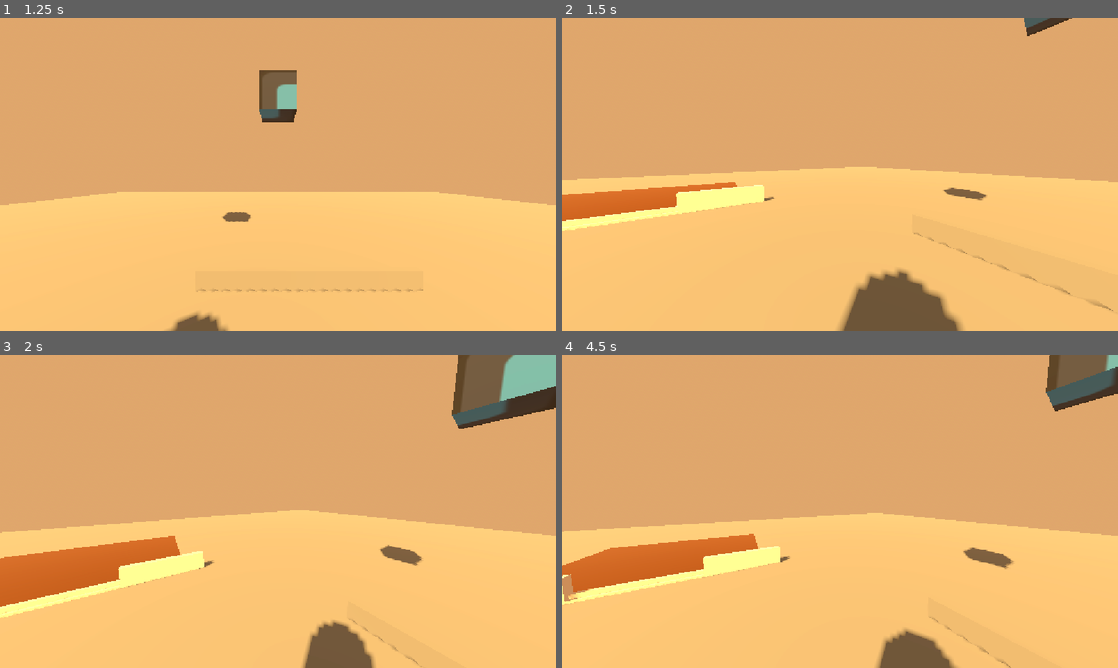
Above: before the commit, frames 1-4 (two rows, left to right).
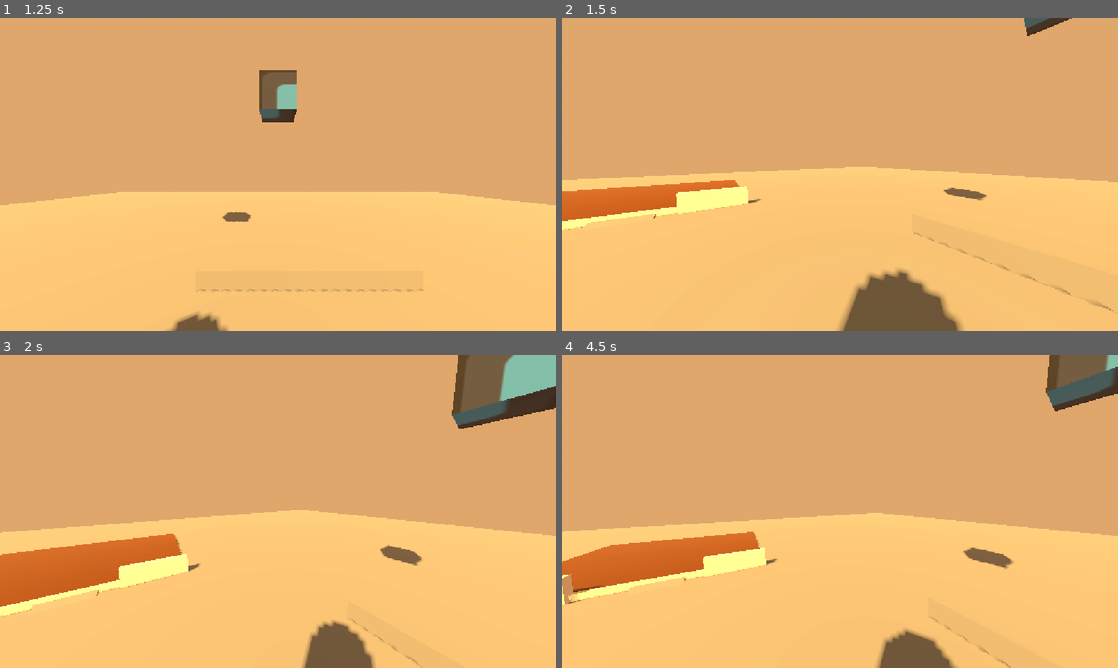
Above: after the commit, the same moments.

Repository: catbot109-blip/One-Roll
Game: Godot game, scene res://character_body_3d.tscn
The game is run twice, just before and just after one commit, with the same random seed, the same clock (stepped at 60 frames per second) and the same inputs. The engine's default icon, where the game draws it, is replaced by a stand-in: a white triangle on a blue panel in a dark square.
Inputs (mouse positions are in pixels of both pictures, inside the frame that each line leads up to):
- Up to frame 1 (1.25 s): tap Enter (ui_accept) at 0.5, 0.77 s; move the mouse to (400, 158) at 0.52 s; hold Right (ui_right) from 0.53 s (still down); hold Shift from 0.53 s (still down); click (400, 158) at 0.67 s
- Up to frame 2 (1.5 s): move the mouse to (812, 174) at 1.27 s; release Right (ui_right) at 1.28 s; release Shift at 1.28 s; hold Up (ui_up) from 1.28 s (still down); tap Shift at 1.35 s
- Up to frame 3 (2 s): keep holding Up (ui_up); tap Enter (ui_accept) at 1.52 s
- Up to frame 4 (4.5 s): keep holding Up (ui_up); move the mouse to (851, 505) at 2.02 s; hold Shift 2.03-2.78 s; tap Enter (ui_accept) at 2.75, 3.02, 3.77 s; move the mouse to (834, 517) at 2.77 s; tap Shift at 2.85, 4.35 s; move the mouse to (878, 514) at 3.52 s; hold Shift 3.53-4.28 s; move the mouse to (795, 508) at 4.27 s

Frame 1 is identical in both runs. In frame 2, 0.7% of the frame differs, in the area x 0-39%, y 51-68%; in frame 3, 0.8%; in frame 4, 0.8%, in the area x 0-41%, y 56-80%.

Commit message:
added waterhouse

Diff:
--- a/character_body_3d.tscn
+++ b/character_body_3d.tscn
@@ -174,26 +174,28 @@
 
 [sub_resource type="BoxMesh" id="BoxMesh_yobb1"]
 
+[sub_resource type="BoxMesh" id="BoxMesh_c7tqt"]
+size = Vector3(0.21875, 0.59472656, 1.476471)
+
+[sub_resource type="BoxShape3D" id="BoxShape3D_pbcr8"]
+size = Vector3(1, 1, 1.0548193)
+
 [sub_resource type="BoxMesh" id="BoxMesh_204hi"]
-size = Vector3(0.21875, 0.59472656, 1.916626)
-
-[sub_resource type="BoxShape3D" id="BoxShape3D_pbcr8"]
-size = Vector3(1, 1, 1.2726173)
+size = Vector3(0.21875, 0.59472656, 1.8344116)
 
 [sub_resource type="BoxMesh" id="BoxMesh_vd578"]
-size = Vector3(0.12359619, 0.11035156, 2.351471)
+size = Vector3(0.12359619, 0.14550781, 2.351471)
 
 [sub_resource type="BoxShape3D" id="BoxShape3D_c7tqt"]
-size = Vector3(0.61035156, 0.5101929, 1.5696192)
-
-[sub_resource type="BoxMesh" id="BoxMesh_nl27k"]
-size = Vector3(0.21149063, 0.06347656, 2.351471)
-
-[sub_resource type="BoxShape3D" id="BoxShape3D_e886h"]
-size = Vector3(1, 0.6121826, 1.4647217)
+size = Vector3(0.73046875, 0.47106552, 1.5696192)
 
 [sub_resource type="BoxMesh" id="BoxMesh_2dkg6"]
-size = Vector3(5.67334, 0.037487306, 5.88916)
+size = Vector3(5.67334, 0.17841162, 5.88916)
+
+[sub_resource type="BoxShape3D" id="BoxShape3D_2dkg6"]
+size = Vector3(5.703247, 0.6254196, 6.0838623)
+
+[sub_resource type="PrismMesh" id="PrismMesh_e886h"]
 
 [sub_resource type="BoxMesh" id="BoxMesh_e886h"]
 size = Vector3(4.3706665, 0.4482422, 0.13842773)
@@ -248,32 +250,32 @@
 [node name="waterhouse" type="Node" parent="." unique_id=1298833414]
 
 [node name="walls2" type="MeshInstance3D" parent="waterhouse" unique_id=1974340976]
-transform = Transform3D(1, 0, 0, 0, 1, 0, 0, 0, 1.1169078, -6.017256, 0.25873673, 0.0035603046)
+transform = Transform3D(1, 0, 0, 0, 1, 0, 0, 0, 1.1169078, -6.017256, 0.25873673, 0.24936661)
+material_override = ExtResource("3_c7tqt")
+gi_lightmap_texel_scale = 1.595
+mesh = SubResource("BoxMesh_c7tqt")
+
+[node name="StaticBody3D" type="StaticBody3D" parent="waterhouse/walls2" unique_id=434381891]
+
+[node name="CollisionShape3D" type="CollisionShape3D" parent="waterhouse/walls2/StaticBody3D" unique_id=397238720]
+transform = Transform3D(0.23270586, 0, 0, 0, 0.6259997, 0, 0, 0, 1.5158848, 0, 0, -0.04188855)
+shape = SubResource("BoxShape3D_pbcr8")
+
+[node name="walls3" type="MeshInstance3D" parent="waterhouse" unique_id=147463842]
+transform = Transform3D(1, 0, 0, 0, 1, 0, 0, 0, 1.1169078, -6.017256, 0.29292703, 4.4252787)
 material_override = ExtResource("3_c7tqt")
 gi_lightmap_texel_scale = 1.595
 mesh = SubResource("BoxMesh_204hi")
 
-[node name="StaticBody3D" type="StaticBody3D" parent="waterhouse/walls2" unique_id=434381891]
-
-[node name="CollisionShape3D" type="CollisionShape3D" parent="waterhouse/walls2/StaticBody3D" unique_id=397238720]
-transform = Transform3D(0.23270586, 0, 0, 0, 0.6259997, 0, 0, 0, 1.5158849, 0, 0, -0.0022187233)
-shape = SubResource("BoxShape3D_pbcr8")
-
-[node name="walls3" type="MeshInstance3D" parent="waterhouse" unique_id=147463842]
-transform = Transform3D(1, 0, 0, 0, 1, 0, 0, 0, 1.1169078, -6.017256, 0.29292703, 4.4711914)
-material_override = ExtResource("3_c7tqt")
-gi_lightmap_texel_scale = 1.595
-mesh = SubResource("BoxMesh_204hi")
-
 [node name="StaticBody3D" type="StaticBody3D" parent="waterhouse/walls3" unique_id=2106581258]
 transform = Transform3D(1, 0, 0, 0, 1, 0, 0, 0, 1, 0, -0.021274567, 0)
 
 [node name="CollisionShape3D" type="CollisionShape3D" parent="waterhouse/walls3/StaticBody3D" unique_id=2079927204]
-transform = Transform3D(0.23270586, 0, 0, 0, 0.6259997, 0, 0, 0, 1.5158849, 0, 0, -0.0022187233)
+transform = Transform3D(0.23270586, 0, 0, 0, 0.6259997, 0, 0, 0, 1.5158848, 0, 0, 0.077521086)
 shape = SubResource("BoxShape3D_pbcr8")
 
 [node name="walls4" type="MeshInstance3D" parent="waterhouse" unique_id=6298419]
-transform = Transform3D(1, 0, 0, 0, 1, 0, 0, 0, 1.1169078, -6.0648327, 0.115587234, 2.2401538)
+transform = Transform3D(1, 0, 0, 0, 1.4014333, 0, 0, 0, 1.1169078, -6.0648327, 0.06407276, 2.2401538)
 material_override = ExtResource("3_c7tqt")
 gi_lightmap_texel_scale = 1.595
 mesh = SubResource("BoxMesh_vd578")
@@ -281,25 +283,21 @@
 [node name="StaticBody3D" type="StaticBody3D" parent="waterhouse/walls4" unique_id=297267401]
 
 [node name="CollisionShape3D" type="CollisionShape3D" parent="waterhouse/walls4/StaticBody3D" unique_id=1433443132]
-transform = Transform3D(0.23270586, 0, 0, 0, 0.6259997, 0, 0, 0, 1.5158848, 0.0323267, -0.07356948, -0.023898602)
+transform = Transform3D(0.23270586, 0, 0, 0, 0.6259997, 0, 0, 0, 1.5158848, 0.018351078, -0.10309113, -0.023898602)
 shape = SubResource("BoxShape3D_c7tqt")
 
-[node name="walls5" type="MeshInstance3D" parent="waterhouse" unique_id=711113337]
-transform = Transform3D(1, 0, 0, 0, 1, 0, 0, 0, 1.1169078, -6.0208855, 0.029493093, 2.2401538)
-material_override = ExtResource("3_c7tqt")
-gi_lightmap_texel_scale = 1.595
-mesh = SubResource("BoxMesh_nl27k")
-
-[node name="StaticBody3D" type="StaticBody3D" parent="waterhouse/walls5" unique_id=663230652]
-
-[node name="CollisionShape3D" type="CollisionShape3D" parent="waterhouse/walls5/StaticBody3D" unique_id=1649068100]
-transform = Transform3D(0.23270586, 0, 0, 0, 0.6259997, 0, 0, 0, 1.5158848, 0, -0.12138678, 0.060603857)
-shape = SubResource("BoxShape3D_e886h")
-
 [node name="floor" type="MeshInstance3D" parent="waterhouse" unique_id=443369445]
-transform = Transform3D(1, 0, 0, 0, 1, 0, 0, 0, 1, -8.912433, 4.8428774e-06, 2.44458)
+transform = Transform3D(1, 0, 0, 0, 1, 0, 0, 0, 1, -8.912433, 0.070467, 2.44458)
 material_override = ExtResource("2_vd578")
 mesh = SubResource("BoxMesh_2dkg6")
+
+[node name="CollisionShape3D" type="CollisionShape3D" parent="waterhouse/floor" unique_id=1201688487]
+transform = Transform3D(1, 0, 0, 0, 1, 0, 0, 0, 1, -0.020324707, -0.18729019, 0.0079956055)
+shape = SubResource("BoxShape3D_2dkg6")
+
+[node name="MeshInstance3D" type="MeshInstance3D" parent="waterhouse" unique_id=673113995]
+transform = Transform3D(-1.3769086e-08, 0.5, 0, -0.315, -2.1855694e-08, 0, 0, 0, 1, -6, 0, 2)
+mesh = SubResource("PrismMesh_e886h")
 
 [node name="MeshInstance3D2" type="MeshInstance3D" parent="." unique_id=278534655]
 transform = Transform3D(1, 0, 0, 0, 1, 0, 0, 0, 1, 0.59310913, 0.15116036, -3.0765328)
Binary file added: WATERHOUSSSFIXED.glb
Not shown, added: WATERHOUSSSFIXED.glb.import
